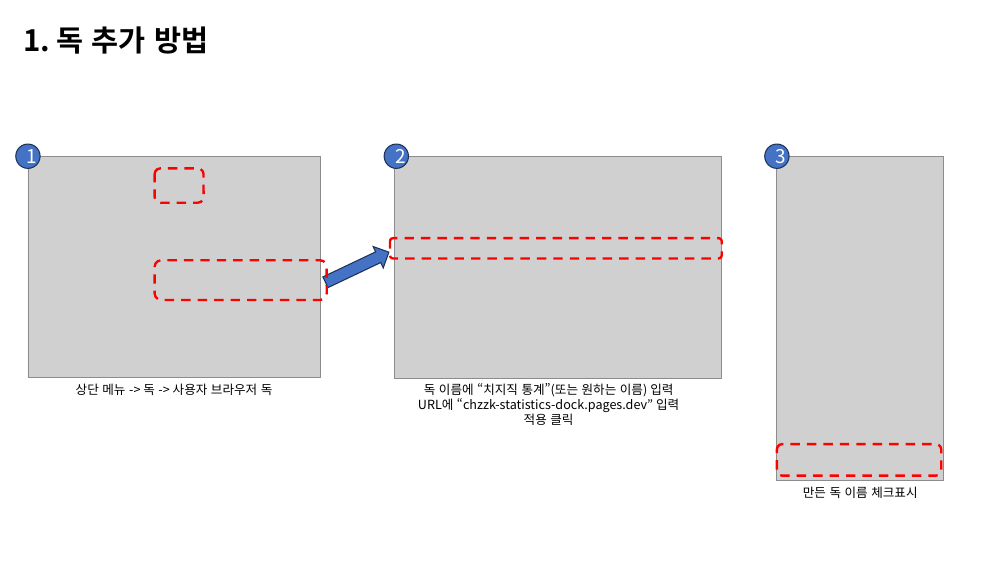
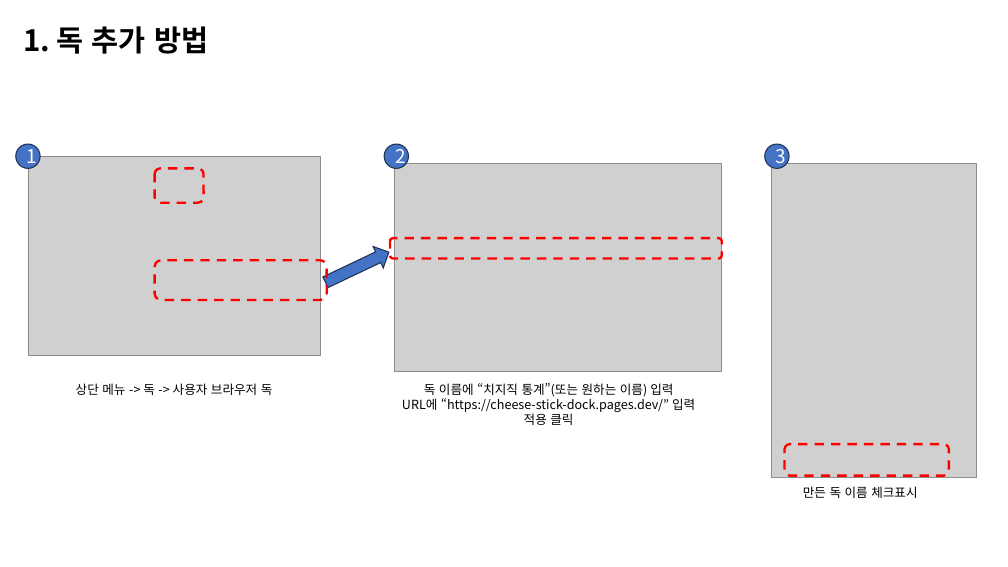
Before and after one commit to AutumnColor77/Chzzk_statistics_Dock, a slide deck: slide 1 of 치지직 라이브 독 적용 방법.pptx. Drawn at 1008x567 pixels with LibreOffice and Linux fonts; fonts in the diff are those of the drawing; grey boxes stand for pictures. Boxes give left, top, right and bottom in pixels: in the first picture for what was removed or moved away, otherwise in the second. Text is boxed around its words. In the diff, an @@ line names an element or a change of style, - is before the commit and + after.

```diff
--- a/치지직 라이브 독 적용 방법.pptx
+++ b/치지직 라이브 독 적용 방법.pptx
@@ picture: place and size @@
-picture at box(28, 157, 321, 378)
+picture at box(28, 157, 321, 356)
@@ picture: place and size @@
-picture at box(395, 157, 722, 378)
+picture at box(395, 163, 722, 372)
@@ picture: place and size @@
-picture at box(777, 157, 944, 481)
+picture at box(771, 163, 977, 477)
@@ text at box(402, 396, 695, 412): text changed @@
-URL에 “chzzk-statistics-dock.pages.dev” 입력
+URL에 “https://cheese-stick-dock.pages.dev/” 입력
@@ rounded rectangle: place and size @@
-rounded rectangle at box(777, 444, 941, 476)
+rounded rectangle at box(785, 444, 949, 476)
```
Also in this commit, not shown: 1 other slide changed, 1 other file.
